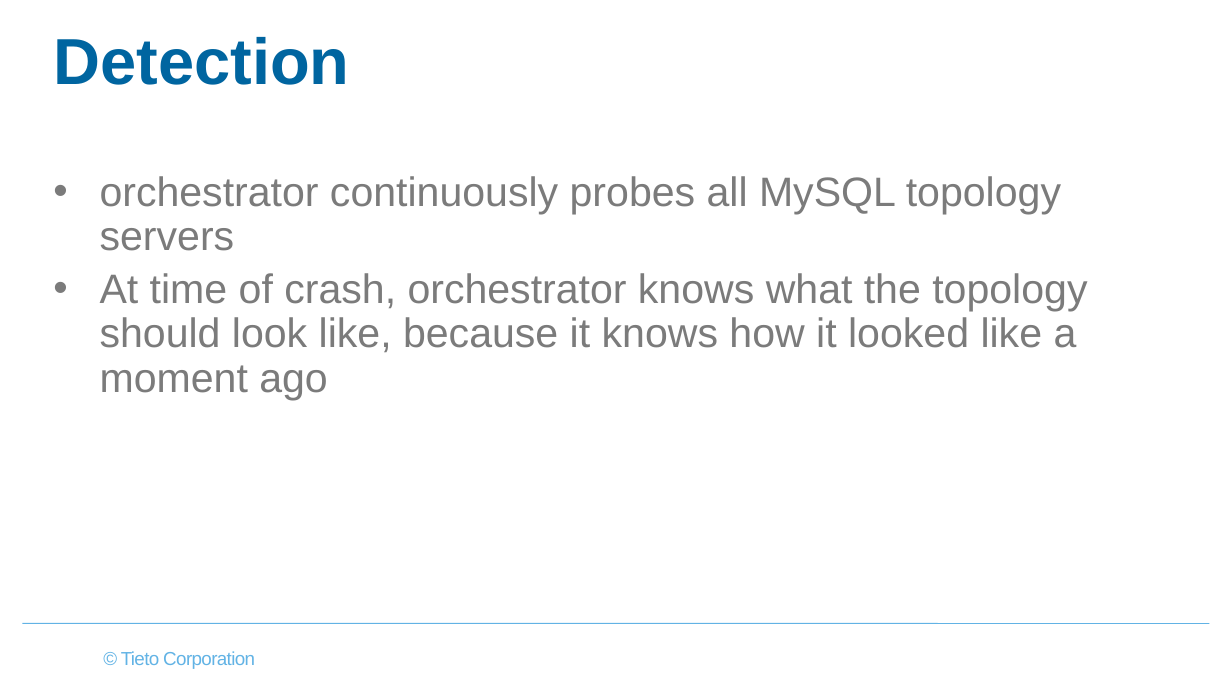
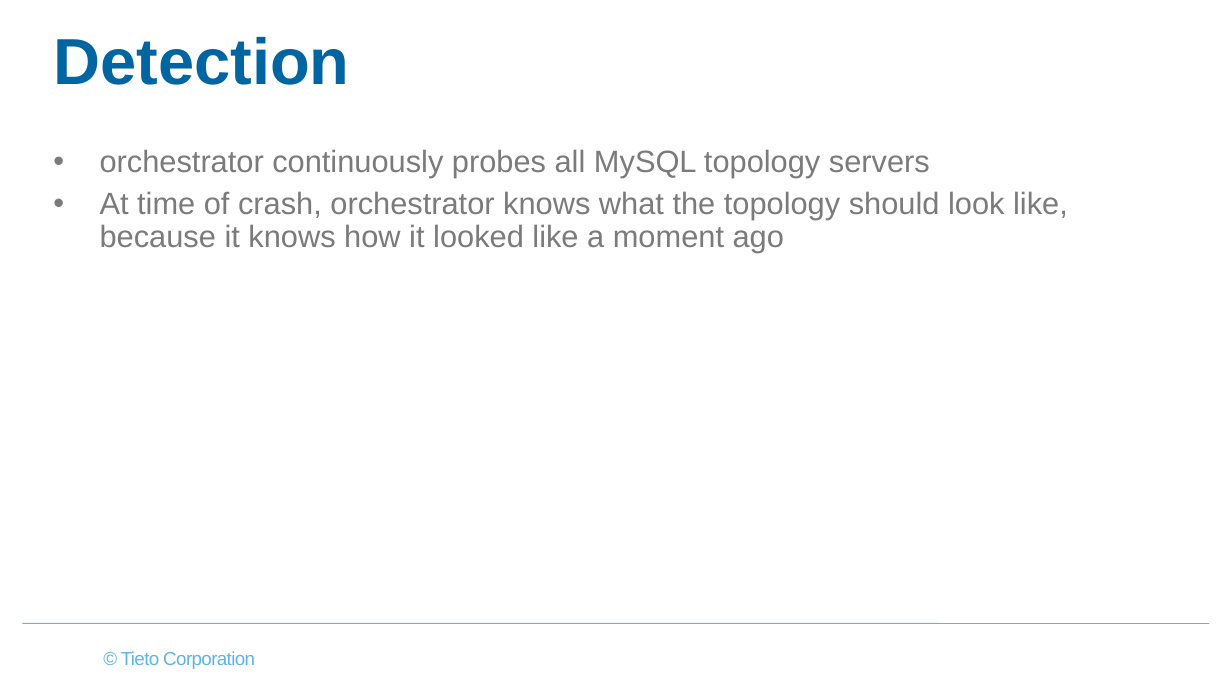
Before and after one commit to virh/case-study, a slide deck: slide 25 of vitess/MySQL Index & Orchestrator.pptx. Drawn at 1232x693 pixels with LibreOffice and Linux fonts; fonts in the diff are those of the drawing; background and template pictures are left out. Boxes give left, top, right and bottom in pixels: in the first picture for what was removed or moved away, otherwise in the second. Text is boxed around its words. In the diff, an @@ line names an element or a change of style, - is before the commit and + after.

```diff
--- a/vitess/MySQL Index & Orchestrator.pptx
+++ b/vitess/MySQL Index & Orchestrator.pptx
@@ text "orchestrator continuously probes all MySQL ...": place and size @@
-text "orchestrator continuously probes all MySQL ..." at bbox=[100, 176, 1087, 400]
+text "orchestrator continuously probes all MySQL ..." at bbox=[100, 149, 1068, 253]
@@ text "orchestrator continuously probes all MySQL ..." at bbox=[100, 149, 1068, 253]: size 24 to 18 pt @@
```
Also in this commit, not shown: 28 other slides changed, 1 slide added, 1 slide removed.
